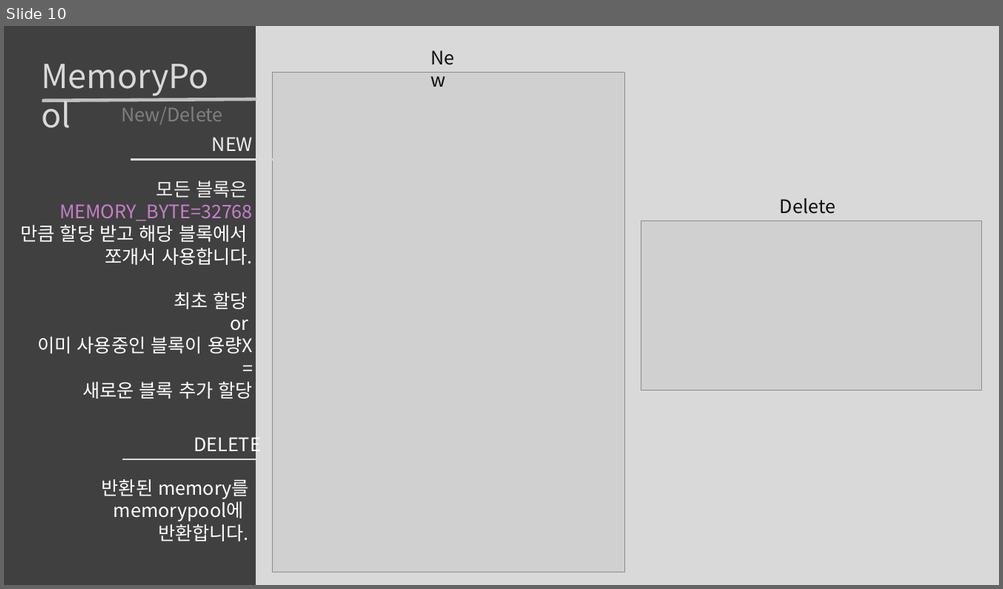
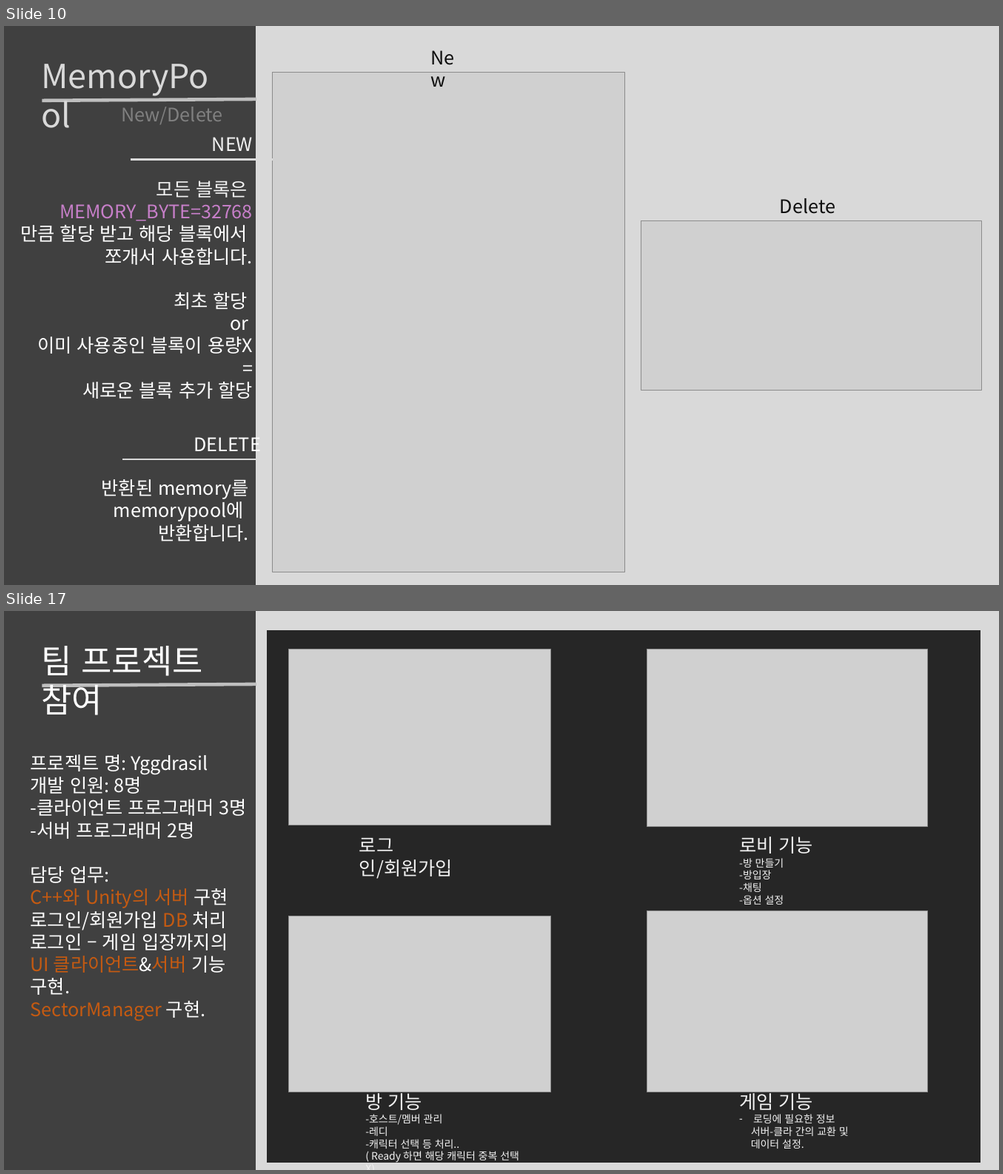
Before and after one commit to roka0105/Team.Yggdrasil_Server, a slide deck: 최예람 포트폴리오.pptx. Shown one above the other, each under a label of ours: slide 10 before the commit, slides 10 and 17 after it; the slides between them are not shown. The pictures are 1003x589 and 1003x1174 pixels, drawn with LibreOffice and Linux fonts; fonts in the diff are those of the drawing; grey boxes stand for pictures. Boxes give left, top, right and bottom in pixels: in the first picture for what was removed or moved away, otherwise in the second. Text is boxed around its words. In the diff, an @@ line names an element or a change of style, - is before the commit and + after.

```diff
--- a/최예람 포트폴리오.pptx
+++ b/최예람 포트폴리오.pptx
@@ slide 17 added at box(4, 611, 999, 1170), background #404040 @@
@@ rectangle added at box(256, 611, 999, 1170), fill #D9D9D9, outline #D9D9D9 1 pt @@
@@ rectangle added at box(267, 631, 980, 1162), fill #262626, outline #262626 1 pt @@
@@ text added at box(42, 646, 203, 715), 32 pt, text #FFFFFF @@
+팀 프로젝트 참여
@@ picture added at box(289, 649, 551, 826) @@
@@ picture added at box(647, 649, 927, 826) @@
@@ line added from (42, 686) to (256, 684), #BFBFBF 3.25 pt @@
@@ text added at box(31, 755, 246, 1021), 18 pt, text #FFFFFF @@
+프로젝트 명: Yggdrasil
+개발 인원: 8명
+-클라이언트 프로그래머 3명
+-서버 프로그래머 2명
+담당 업무:
+C++와 Unity의 서버 구현
+로그인/회원가입 DB 처리
+로그인 – 게임 입장까지의
+UI 클라이언트&서버 기능 구현.
+SectorManager 구현.
@@ text added at box(359, 838, 452, 879), 18 pt, text #F2F2F2 @@
+로그인/회원가입
@@ text added at box(739, 837, 813, 905), 10 pt, text #F2F2F2 @@
+로비 기능
+-방 만들기
+-방입장
+-채팅
+-옵션 설정
@@ picture added at box(289, 916, 551, 1093) @@
@@ picture added at box(647, 911, 927, 1093) @@
@@ text added at box(365, 1090, 519, 1164), 10 pt, text #F2F2F2 @@
+방 기능
+-호스트/멤버 관리
+-레디
+-캐릭터 선택 등 처리..
+( Ready 하면 해당 캐릭터 중복 선택 X)
@@ text added at box(739, 1090, 848, 1149), 10 pt, text #F2F2F2 @@
+게임 기능
+– 로딩에 필요한 정보
+서버-클라 간의 교환 및
+데이터 설정.
```
Also in this commit, not shown: 3 slides changed, 7 other slides added, 3 other files.
